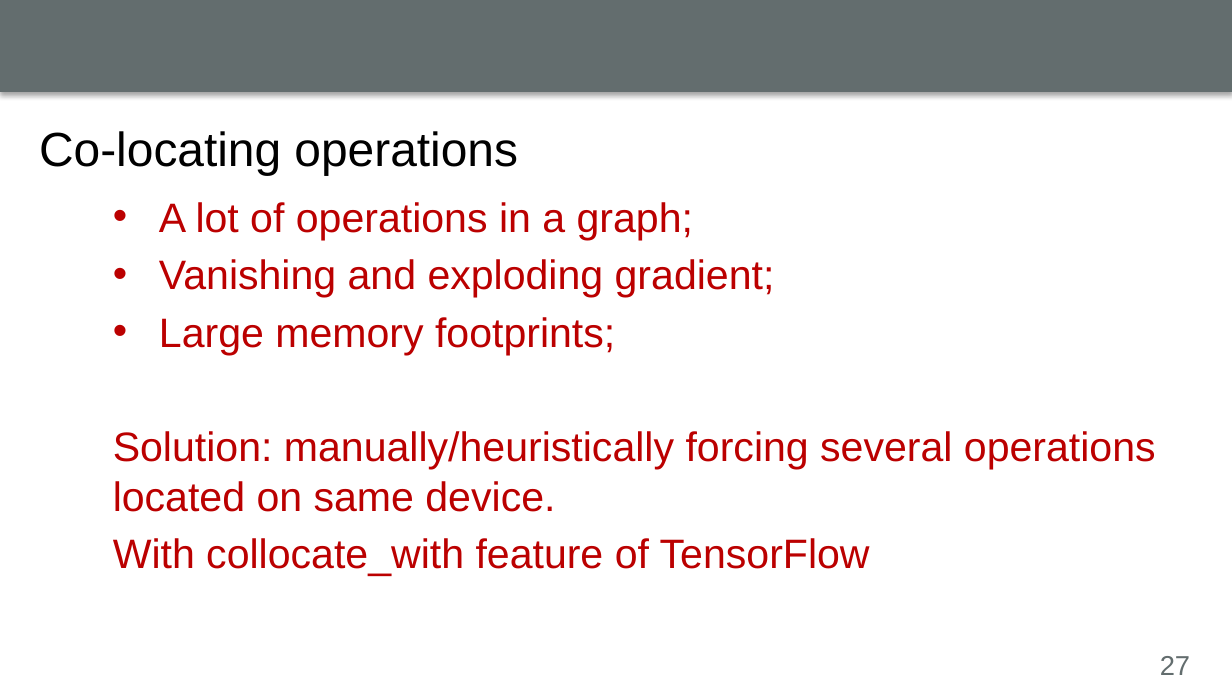
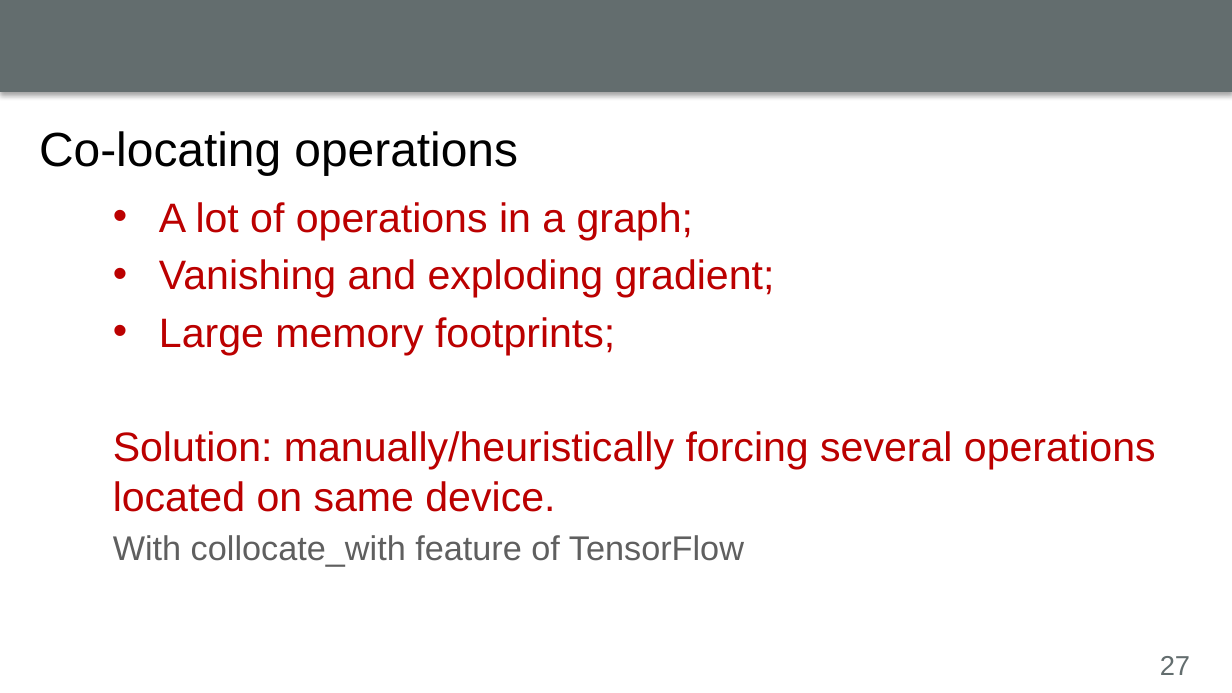
Before and after one commit to luyuliu/CSE-5194, a slide deck: slide 27 of presentation/presentation_8.c-8.d_luyuliu.pptx. Drawn at 1232x693 pixels with LibreOffice and Linux fonts; fonts in the diff are those of the drawing; background and template pictures are left out. Boxes give left, top, right and bottom in pixels: in the first picture for what was removed or moved away, otherwise in the second. Text is boxed around its words. In the diff, an @@ line names an element or a change of style, - is before the commit and + after.

Commit message:
PPT

```diff
--- a/presentation/presentation_8.c-8.d_luyuliu.pptx
+++ b/presentation/presentation_8.c-8.d_luyuliu.pptx
@@ text at (113,535,744,567): size 24 to 20 pt, text colour #BB0000 to #5F5F5F in "With collocate_with feature of TensorFlow" @@
```
Also in this commit, not shown: 1 other slide changed, 1 other file.
